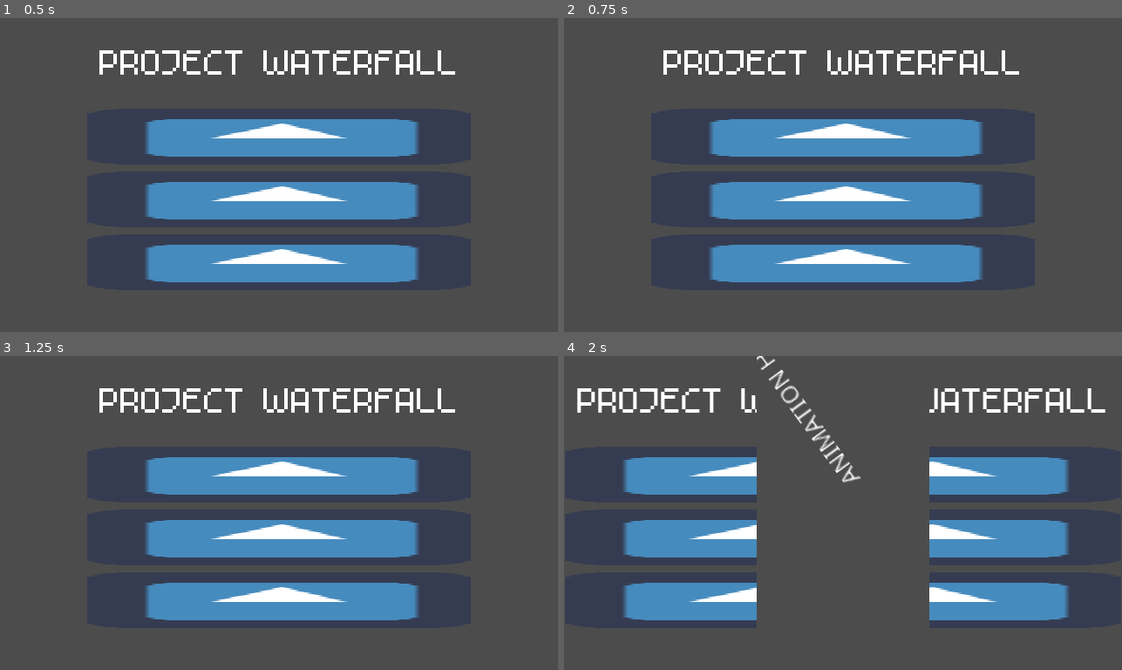
Above: before the commit, frames 1-4 (two rows, left to right).
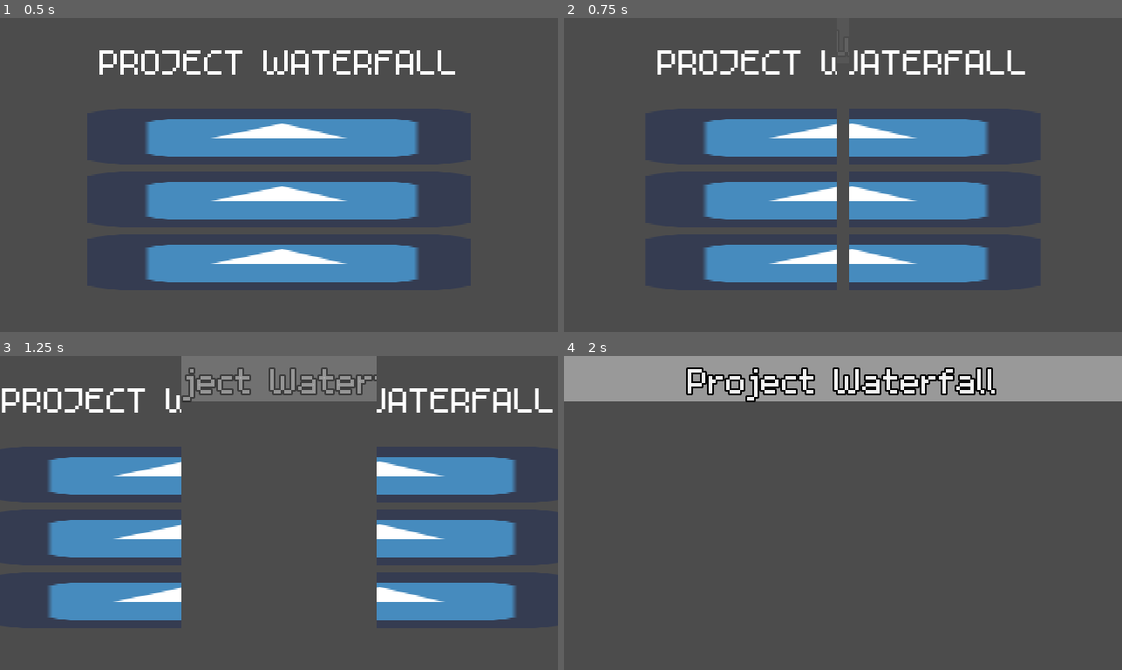
Above: after the commit, the same moments.

Repository: DissonantVoid/Project-Waterfall
Game: Godot game, scene res://scenes/game/menu.tscn
Same seed, same stepped clock (60 frames per second), same inputs: the game is played once before the commit and once after it. The engine's default icon, where the game draws it, is replaced by a stand-in: a white triangle on a blue panel in a dark square.
Inputs (mouse positions are in pixels of both pictures, inside the frame that each line leads up to):
- Up to frame 1 (0.5 s): no input
- Up to frame 2 (0.75 s): click (843, 200) at 0.5 s
- Up to frame 3 (1.25 s): no input
- Up to frame 4 (2 s): click (843, 475) at 1.27 s

Frame 1 is identical in both runs. In frame 2, 4.9% of the frame differs, in the area x 16-83%, y 10-85%; in frame 3, 34%, in the area x 0-100%, y 0-85%; in frame 4, 33%.

Commit message:
added placeholder credits scene

Diff:
--- /dev/null
+++ b/scenes/game/credits.gd
@@ -0,0 +1,3 @@
+extends Control
+
+# NOTE: current animation is temporary
--- /dev/null
+++ b/scenes/game/credits.tscn
@@ -0,0 +1,125 @@
+[gd_scene load_steps=8 format=2]
+
+[ext_resource path="res://scenes/game/credits.gd" type="Script" id=1]
+[ext_resource path="res://resources/fonts/m5x7.ttf" type="DynamicFontData" id=2]
+
+[sub_resource type="DynamicFont" id=1]
+size = 20
+font_data = ExtResource( 2 )
+
+[sub_resource type="DynamicFont" id=2]
+size = 32
+outline_size = 1
+outline_color = Color( 0, 0, 0, 1 )
+font_data = ExtResource( 2 )
+
+[sub_resource type="StyleBoxFlat" id=5]
+bg_color = Color( 0.615686, 0.615686, 0.615686, 1 )
+
+[sub_resource type="Animation" id=3]
+length = 0.001
+tracks/0/type = "value"
+tracks/0/path = NodePath("Title:modulate")
+tracks/0/interp = 1
+tracks/0/loop_wrap = true
+tracks/0/imported = false
+tracks/0/enabled = true
+tracks/0/keys = {
+"times": PoolRealArray( 0 ),
+"transitions": PoolRealArray( 1 ),
+"update": 0,
+"values": [ Color( 1, 1, 1, 1 ) ]
+}
+tracks/1/type = "value"
+tracks/1/path = NodePath("RichTextLabel:rect_position")
+tracks/1/interp = 1
+tracks/1/loop_wrap = true
+tracks/1/imported = false
+tracks/1/enabled = true
+tracks/1/keys = {
+"times": PoolRealArray( 0 ),
+"transitions": PoolRealArray( 1 ),
+"update": 0,
+"values": [ Vector2( 0, 181 ) ]
+}
+
+[sub_resource type="Animation" id=4]
+resource_name = "main"
+length = 15.0
+tracks/0/type = "value"
+tracks/0/path = NodePath("Title:modulate")
+tracks/0/interp = 1
+tracks/0/loop_wrap = true
+tracks/0/imported = false
+tracks/0/enabled = true
+tracks/0/keys = {
+"times": PoolRealArray( 0, 1.5 ),
+"transitions": PoolRealArray( 1, 1 ),
+"update": 0,
+"values": [ Color( 1, 1, 1, 0 ), Color( 1, 1, 1, 1 ) ]
+}
+tracks/1/type = "value"
+tracks/1/path = NodePath("RichTextLabel:rect_position")
+tracks/1/interp = 1
+tracks/1/loop_wrap = true
+tracks/1/imported = false
+tracks/1/enabled = true
+tracks/1/keys = {
+"times": PoolRealArray( 0, 2.5, 15 ),
+"transitions": PoolRealArray( 1, 1, 1 ),
+"update": 0,
+"values": [ Vector2( 0, 181 ), Vector2( 0, 181 ), Vector2( 0, -216 ) ]
+}
+
+[node name="Credits" type="Control"]
+anchor_right = 1.0
+anchor_bottom = 1.0
+script = ExtResource( 1 )
+
+[node name="RichTextLabel" type="RichTextLabel" parent="."]
+anchor_right = 1.0
+anchor_bottom = 1.0
+margin_top = 181.0
+margin_bottom = 217.0
+custom_fonts/normal_font = SubResource( 1 )
+bbcode_enabled = true
+bbcode_text = "[center]
+Credits:
+test
+another test
+test test
+test2
+teeeeeeeeest
+something here as well
+my my, too many people
+teessstttt
+...[center]"
+text = "
+Credits:
+test
+another test
+test test
+test2
+teeeeeeeeest
+something here as well
+my my, too many people
+teessstttt
+..."
+fit_content_height = true
+scroll_active = false
+
+[node name="Title" type="Label" parent="."]
+anchor_left = 0.5
+anchor_right = 0.5
+margin_left = -160.0
+margin_right = 160.0
+margin_bottom = 26.0
+custom_fonts/font = SubResource( 2 )
+custom_styles/normal = SubResource( 5 )
+text = "Project Waterfall"
+align = 1
+
+[node name="AnimationPlayer" type="AnimationPlayer" parent="."]
+autoplay = "main"
+anims/RESET = SubResource( 3 )
+anims/main = SubResource( 4 )
--- a/scenes/game/menu.gd
+++ b/scenes/game/menu.gd
@@ -5,7 +5,7 @@
 	SceneManager.change_scene("res://scenes/game/introduction.tscn")
 
 func _on_credits_pressed():
-	pass # TODO
+	SceneManager.change_scene("res://scenes/game/credits.tscn")
 
 func _on_quit_pressed():
 	get_tree().quit(0)
